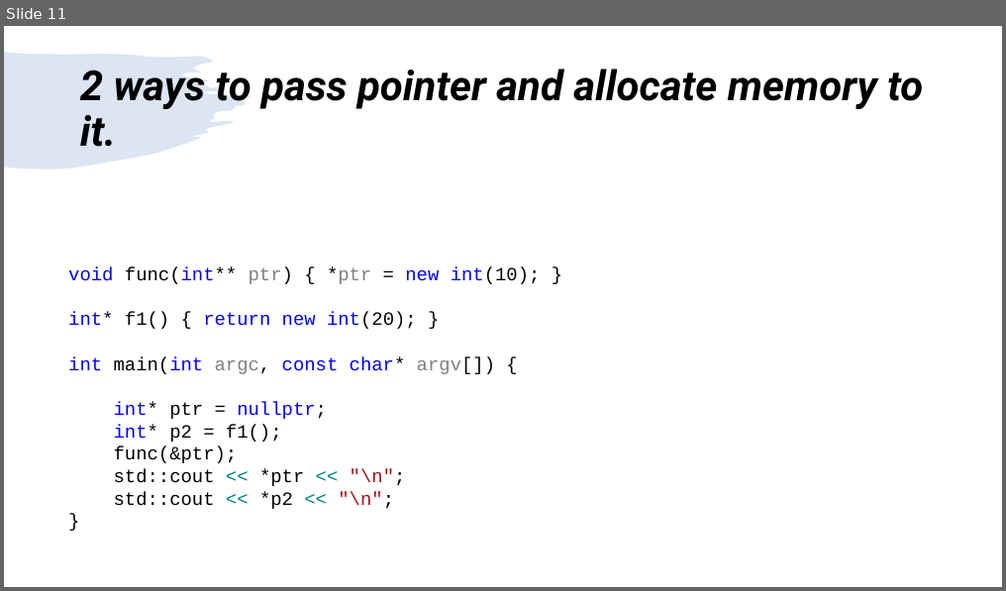
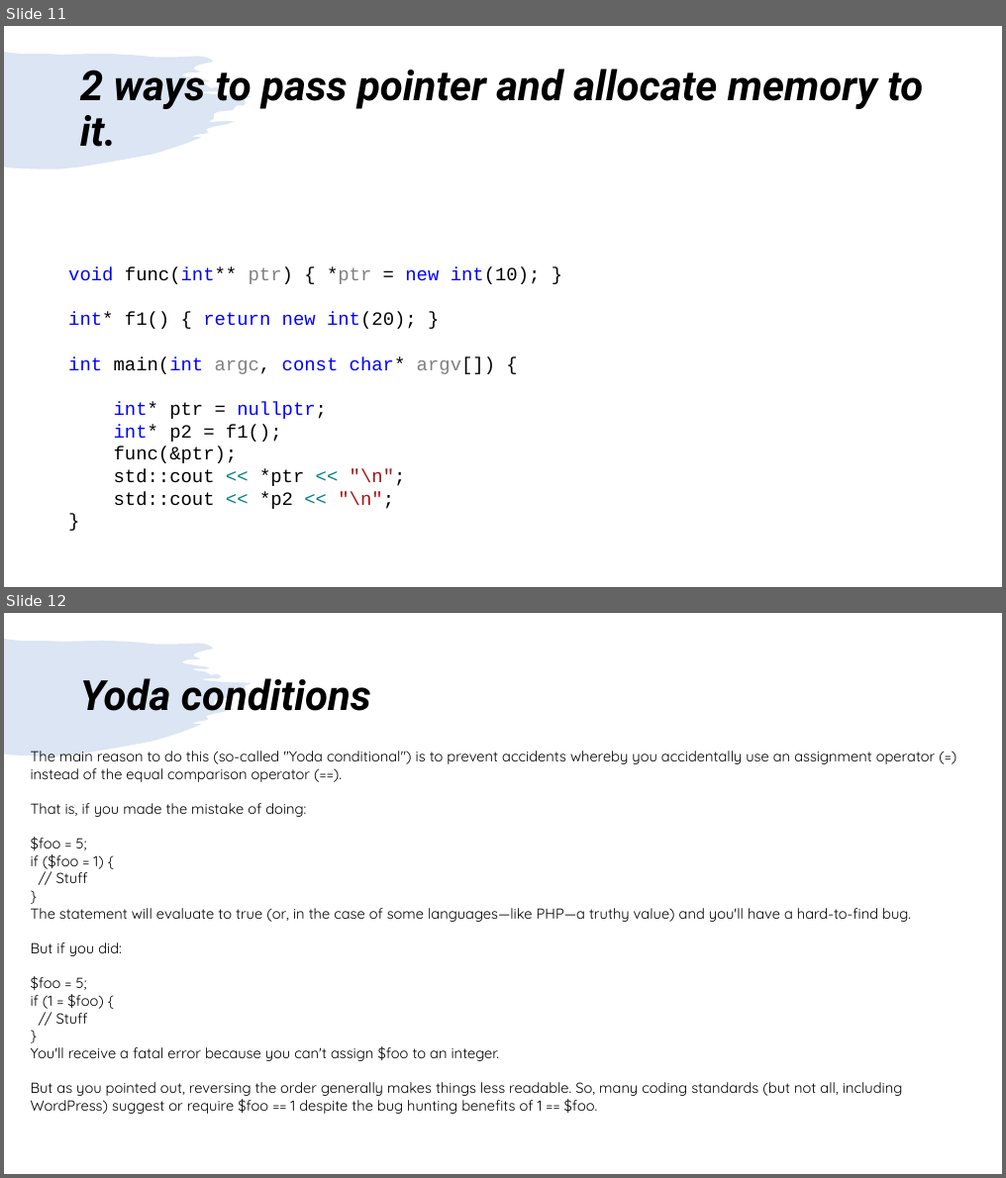
Before and after one commit to girishlande/CPlusPlus, a slide deck: learnings.pptx. Shown one above the other, each under a label of ours: slide 11 before the commit, slides 11 and 12 after it. The pictures are 1006x591 and 1006x1178 pixels, drawn with LibreOffice and Linux fonts; fonts in the diff are those of the drawing. Boxes give left, top, right and bottom in pixels: in the first picture for what was removed or moved away, otherwise in the second. Text is boxed around its words. In the diff, an @@ line names an element or a change of style, - is before the commit and + after.

```diff
--- a/learnings.pptx
+++ b/learnings.pptx
@@ slide 12 added at (x1=4, y1=613, x2=1002, y2=1174), background #FFFFFF; not listed: 1 template element that a slide beside it also shows @@
@@ title added at (x1=80, y1=678, x2=371, y2=711), 40 pt, text #000000, bold, italic @@
+Yoda conditions
@@ text added at (x1=31, y1=751, x2=936, y2=1114), 14 pt, text #000000 @@
+The main reason to do this (so-called "Yoda conditional") is to prevent accidents whereby you accidentally use an assignment operator (=) instead of the equal comparison operator (==).
+That is, if you made the mistake of doing:
+$foo = 5;
+if ($foo = 1) {
+// Stuff
+}
+The statement will evaluate to true (or, in the case of some languages—like PHP—a truthy value) and you'll have a hard-to-find bug.
+But if you did:
+$foo = 5;
+if (1 = $foo) {
+// Stuff
+}
+You'll receive a fatal error because you can't assign $foo to an integer.
+But as you pointed out, reversing the order generally makes things less readable. So, many coding standards (but not all, including WordPress) suggest or require $foo == 1 despite the bug hunting benefits of 1 == $foo.
```
Also in this commit, not shown: 4 slides changed, 1 slide removed, 1 other file.
